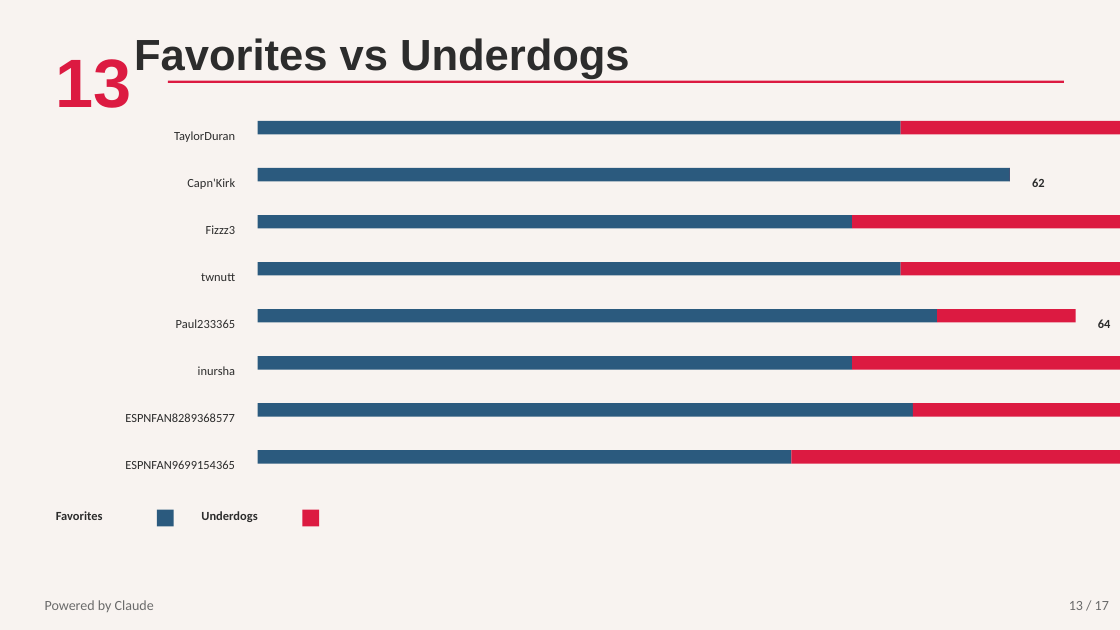
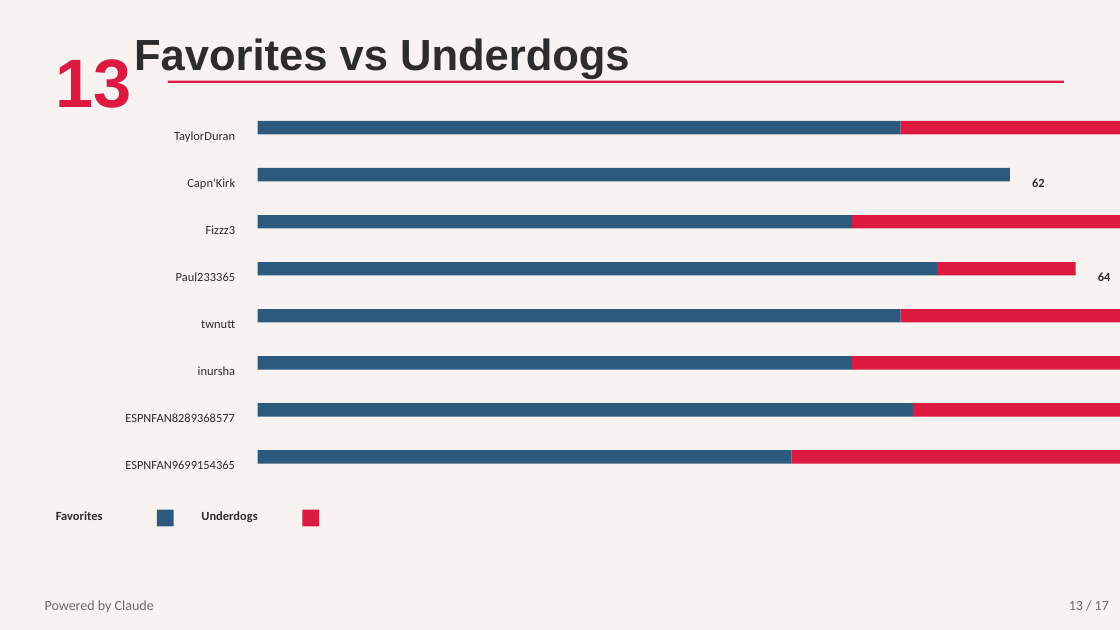
Before and after one commit to tdswim/Elons-Plugs-2026, a slide deck: slide 13 of Elons_Plugs_Deck.pptx. Drawn at 1120x630 pixels with LibreOffice and Linux fonts; fonts in the diff are those of the drawing. Boxes give left, top, right and bottom in pixels: in the first picture for what was removed or moved away, otherwise in the second. Text is boxed around its words. In the diff, an @@ line names an element or a change of style, - is before the commit and + after.

```diff
--- a/Elons_Plugs_Deck.pptx
+++ b/Elons_Plugs_Deck.pptx
@@ text "Paul233365" moved from (x1=176, y1=319, x2=235, y2=328) to (x1=176, y1=272, x2=235, y2=281) @@
@@ rectangle resized from (x1=258, y1=262, x2=900, y2=276) to (x1=258, y1=262, x2=937, y2=276) @@
@@ rectangle resized from (x1=900, y1=262, x2=1120, y2=276) to (x1=937, y1=262, x2=1076, y2=276) @@
@@ text "64" moved from (x1=1098, y1=319, x2=1111, y2=328) to (x1=1098, y1=272, x2=1111, y2=281) @@
@@ text "twnutt" moved from (x1=201, y1=273, x2=235, y2=281) to (x1=201, y1=320, x2=235, y2=328) @@
@@ rectangle resized from (x1=258, y1=309, x2=937, y2=323) to (x1=258, y1=309, x2=900, y2=323) @@
@@ rectangle resized from (x1=937, y1=309, x2=1076, y2=323) to (x1=900, y1=309, x2=1120, y2=323) @@
```
Also in this commit, not shown: 10 other slides changed.
